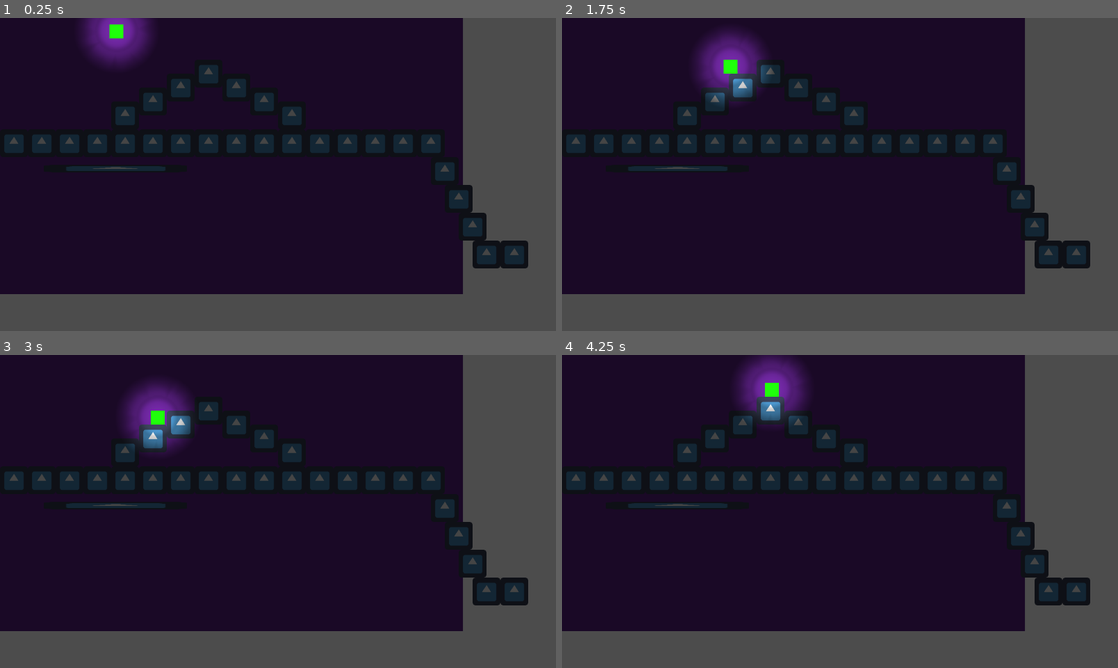
Above: before the commit, frames 1-4 (two rows, left to right).
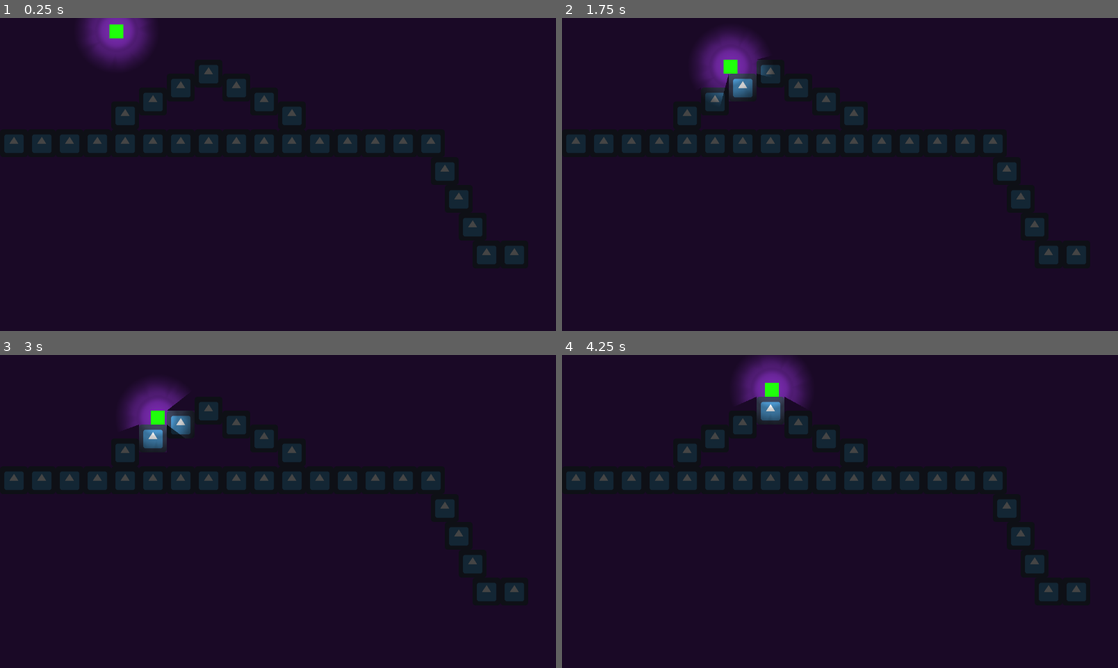
Above: after the commit, the same moments.

Repository: santyarellano/Shattered
Game: Godot game, scene res://Niveles/Level_with_lights.tscn
The game is run twice, just before and just after one commit, with the same random seed, the same clock (stepped at 60 frames per second) and the same inputs. This scene is started directly instead of the project's main scene. The engine's default icon, where the game draws it, is replaced by a stand-in: a white triangle on a blue panel in a dark square.
Inputs:
- Up to frame 1 (0.25 s): no input
- Up to frame 2 (1.75 s): hold Right (ui_right) from 0.53 s (still down); tap Space (ui_select) at 0.77, 1.52 s
- Up to frame 3 (3 s): release Right (ui_right) at 2.03 s; hold Left (ui_left) 2.03-2.78 s; hold Right (ui_right) from 2.78 s (still down)
- Up to frame 4 (4.25 s): keep holding Right (ui_right); tap Space (ui_select) at 3.02, 3.77 s

The runs differ from the first frame. In frame 1, 25% of the frame differs, in the area x 0-100%, y 0-100%; in frame 2, 26%; in frame 3, 26%; in frame 4, 26%.

Commit message:
fix lights

Diff:
--- a/Niveles/Level_with_lights.tscn
+++ b/Niveles/Level_with_lights.tscn
@@ -1,21 +1,18 @@
-[gd_scene load_steps=5 format=2]
+[gd_scene load_steps=4 format=2]
 
 [ext_resource path="res://Img/background_test.png" type="Texture" id=1]
 [ext_resource path="res://Obj/Player/Player.tscn" type="PackedScene" id=2]
-[ext_resource path="res://Obj/bloque pisos/bloquepiso.tscn" type="PackedScene" id=3]
 [ext_resource path="res://Niveles/map1/map1.tscn" type="PackedScene" id=4]
 
 [node name="Level_with_lights" type="Node"]
-
-[node name="StaticBody2D2" parent="." instance=ExtResource( 3 )]
-position = Vector2( 375.584, 284.837 )
 
 [node name="Casters" type="Node2D" parent="."]
 
 [node name="background" type="Sprite" parent="."]
 modulate = Color( 0.686275, 0.243137, 0.992157, 1 )
-position = Vector2( 518.267, 279.179 )
-scale = Vector2( 8.55536, 5.56617 )
+light_mask = 3
+position = Vector2( 630.577, 368.34 )
+scale = Vector2( 10.7034, 6.22593 )
 z_index = -1
 texture = ExtResource( 1 )
 
@@ -23,10 +20,6 @@
 position = Vector2( 268.133, -9.03819 )
 jump_power = -600
 
-[node name="StaticBody2D" parent="." instance=ExtResource( 3 )]
-position = Vector2( 257.083, 346.096 )
-scale = Vector2( 10, 0.5 )
-
 [node name="CanvasModulate" type="CanvasModulate" parent="."]
 color = Color( 0.27451, 0.27451, 0.27451, 1 )
 
--- a/Niveles/map1/map1.tscn
+++ b/Niveles/map1/map1.tscn
@@ -36,6 +36,6 @@
 [node name="TileMap" type="TileMap"]
 scale = Vector2( 0.5, 0.5 )
 tile_set = SubResource( 3 )
-occluder_light_mask = 2
+occluder_light_mask = 3
 format = 1
 tile_data = PoolIntArray( 196622, 0, 0, 262156, 0, 0, 262160, 0, 0, 327690, 0, 0, 327698, 0, 0, 393224, 0, 0, 393236, 0 …(301 unchanged characters)…
--- a/Obj/Player/Player.tscn
+++ b/Obj/Player/Player.tscn
@@ -22,4 +22,4 @@
 texture = ExtResource( 3 )
 offset = Vector2( 20, 0 )
 shadow_enabled = true
-shadow_item_cull_mask = 2
+shadow_item_cull_mask = 3
Not shown: 2 places in Obj/bloque pisos/bloquepiso.tscn that only renumber resources
